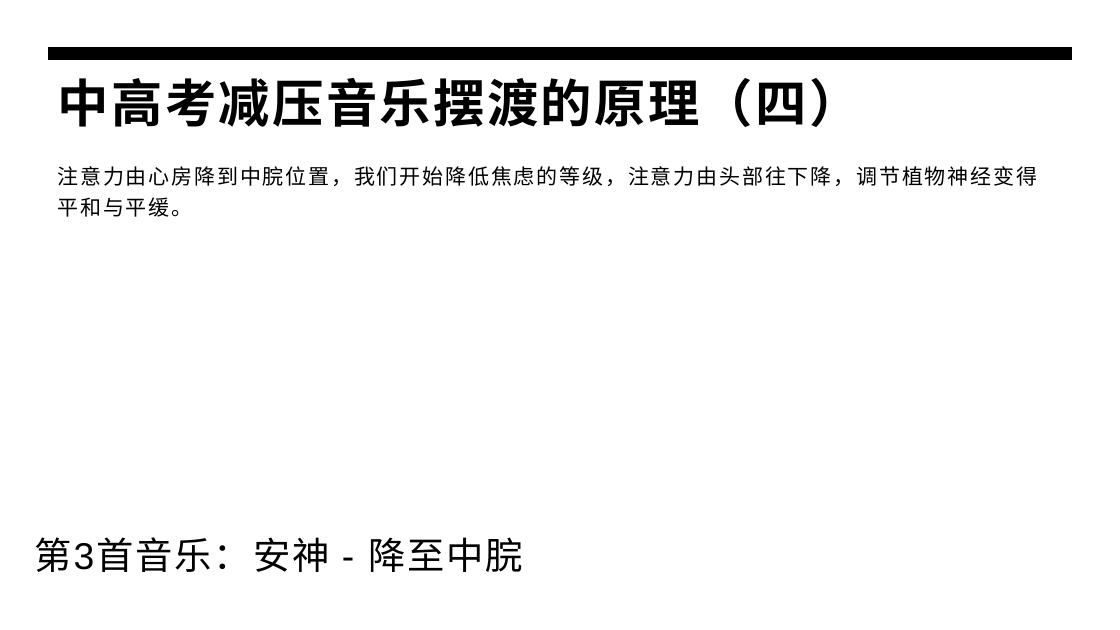
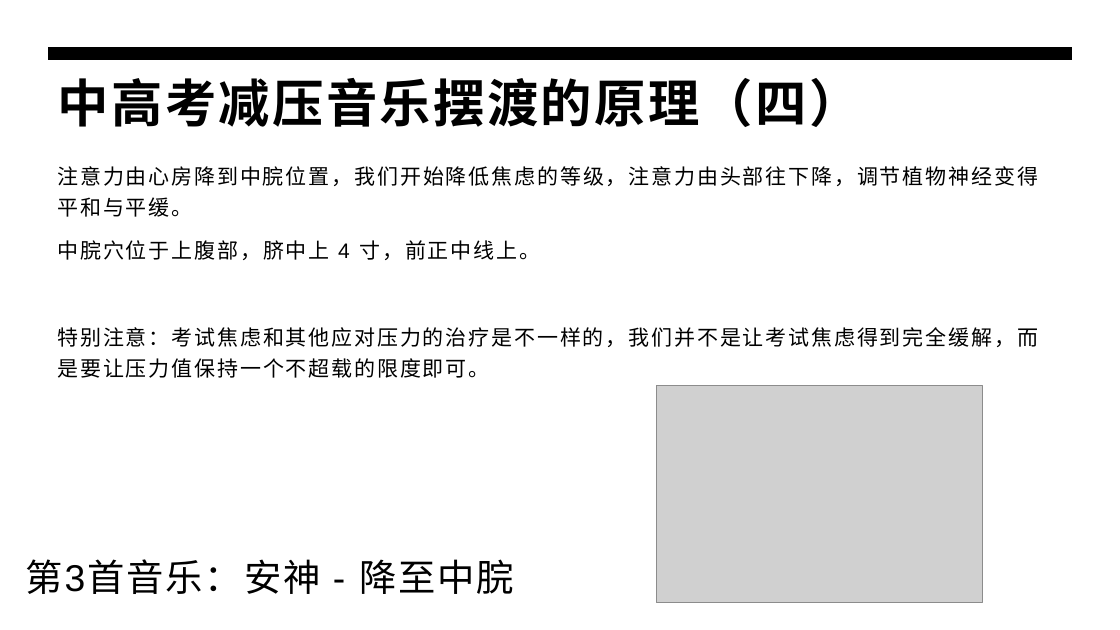
Before and after one commit to panxibei/writing, a slide deck: slide 17 of 44_心理学/30_浥尘伙伴社团原创：中高考音乐减压心理训练/PPT制作素材/浥尘伙伴社团：中高考音乐减压心理训练.pptx. Drawn at 1120x630 pixels with LibreOffice and Linux fonts; fonts in the diff are those of the drawing; grey boxes stand for pictures. Boxes give left, top, right and bottom in pixels: in the first picture for what was removed or moved away, otherwise in the second. Text is boxed around its words. In the diff, an @@ line names an element or a change of style, - is before the commit and + after.

```diff
--- a/44_心理学/30_浥尘伙伴社团原创：中高考音乐减压心理训练/PPT制作素材/浥尘伙伴社团：中高考音乐减压心理训练.pptx
+++ b/44_心理学/30_浥尘伙伴社团原创：中高考音乐减压心理训练/PPT制作素材/浥尘伙伴社团：中高考音乐减压心理训练.pptx
@@ text at [57,240,1038,378]: paragraphs added @@
+中脘穴位于上腹部，脐中上 4 寸，前正中线上。
+特别注意：考试焦虑和其他应对压力的治疗是不一样的，我们并不是让考试焦虑得到完全缓解，而是要让压力值保持一个不超载的限度即可。
@@ picture added at [656,386,982,603] @@
@@ text "第3首音乐：安神 - 降至中脘": place and size @@
-text "第3首音乐：安神 - 降至中脘" at [34,537,523,572]
+text "第3首音乐：安神 - 降至中脘" at [25,559,514,594]
```
Also in this commit, not shown: 7 other slides changed, 10 other files.
